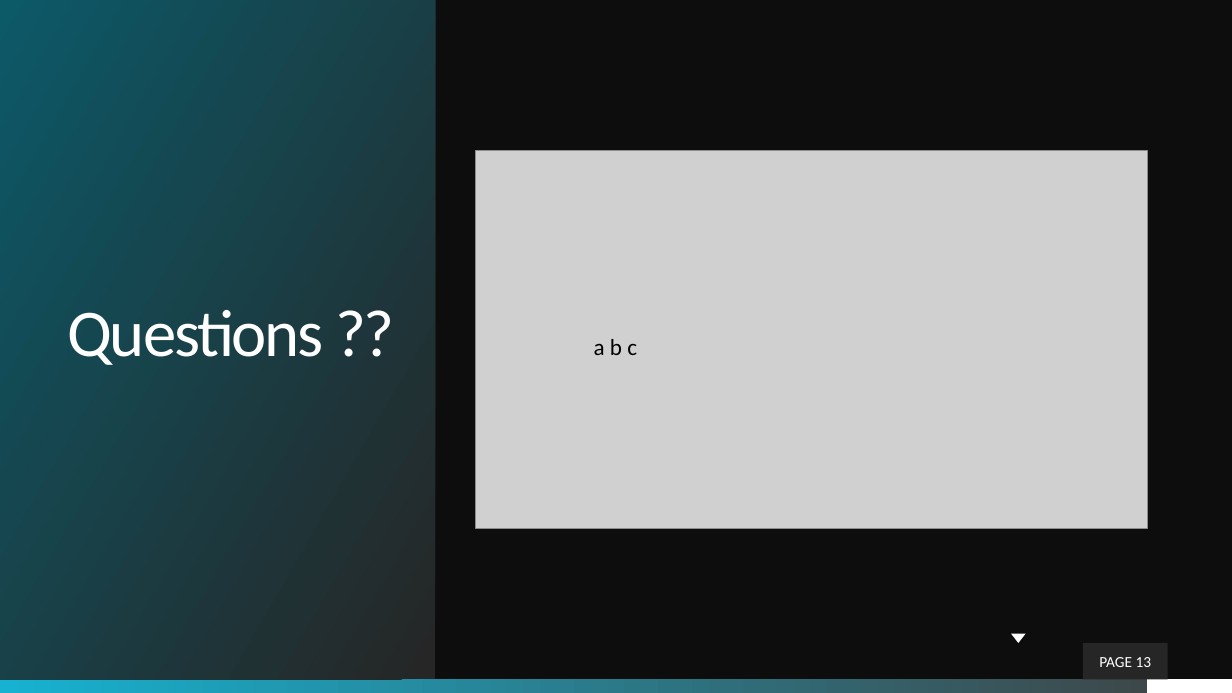
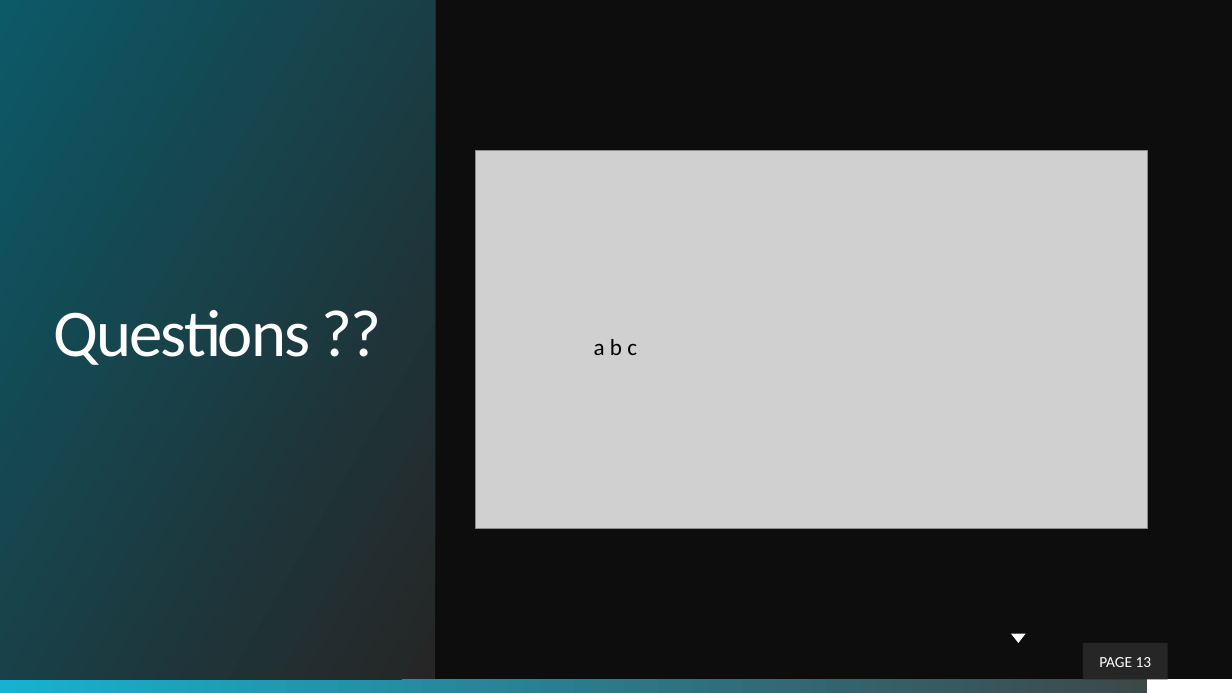
Before and after one commit to theLeonidas/Courses, a slide deck: slide 13 of courseMaterial/Objective-3-Primitives/Data Types [Autosaved].pptx. Drawn at 1232x693 pixels with LibreOffice and Linux fonts; fonts in the diff are those of the drawing; grey boxes stand for pictures; background and template pictures are left out. Boxes give left, top, right and bottom in pixels: in the first picture for what was removed or moved away, otherwise in the second. Text is boxed around its words. In the diff, an @@ line names an element or a change of style, - is before the commit and + after.

```diff
--- a/courseMaterial/Objective-3-Primitives/Data Types [Autosaved].pptx
+++ b/courseMaterial/Objective-3-Primitives/Data Types [Autosaved].pptx
@@ title "Questions ??" at <box>0,0,435,679</box>: alignment right to centre @@
```
Also in this commit, not shown: 12 other slides changed, 17 other files.
